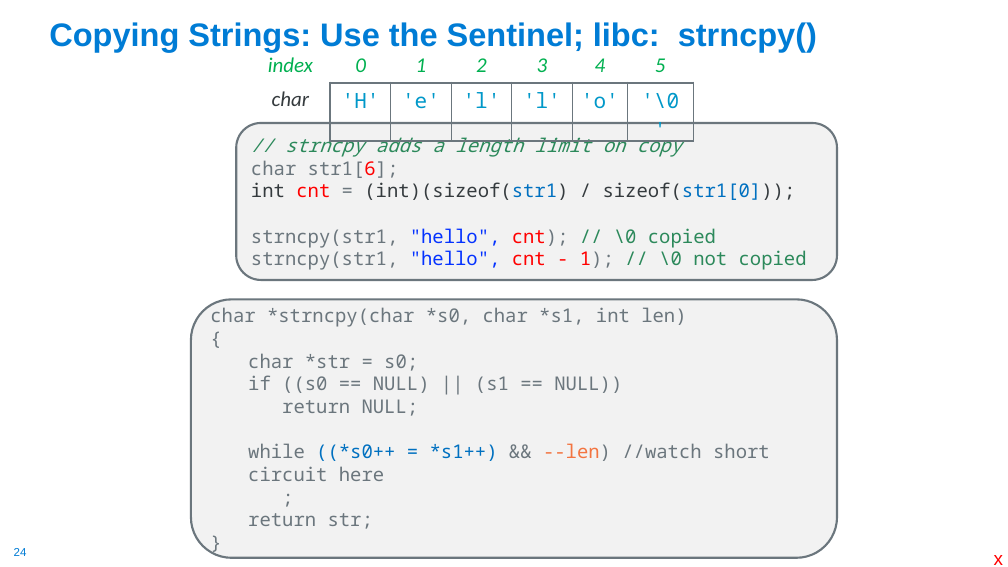
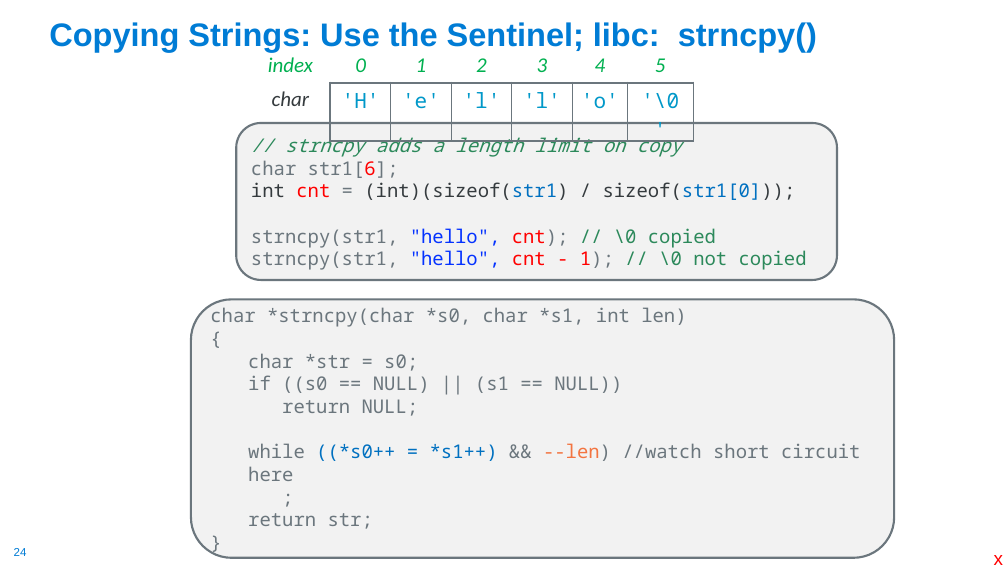
Before and after one commit to cse30-sp24/Muller-Slides, a slide deck: slide 24 of Lecture-7.pptx. Drawn at 1008x567 pixels with LibreOffice and Linux fonts; fonts in the diff are those of the drawing. Boxes give left, top, right and bottom in pixels: in the first picture for what was removed or moved away, otherwise in the second. Text is boxed around its words. In the diff, an @@ line names an element or a change of style, - is before the commit and + after.

```diff
--- a/Lecture-7.pptx
+++ b/Lecture-7.pptx
@@ rounded rectangle "char *strncpy(char *s0, char *s1, ...": place and size @@
-rounded rectangle "char *strncpy(char *s0, char *s1, ..." at (191, 299, 838, 558)
+rounded rectangle "char *strncpy(char *s0, char *s1, ..." at (191, 299, 895, 558)
```
Also in this commit, not shown: 5 other slides changed, 14 slides removed, 1 other file.
